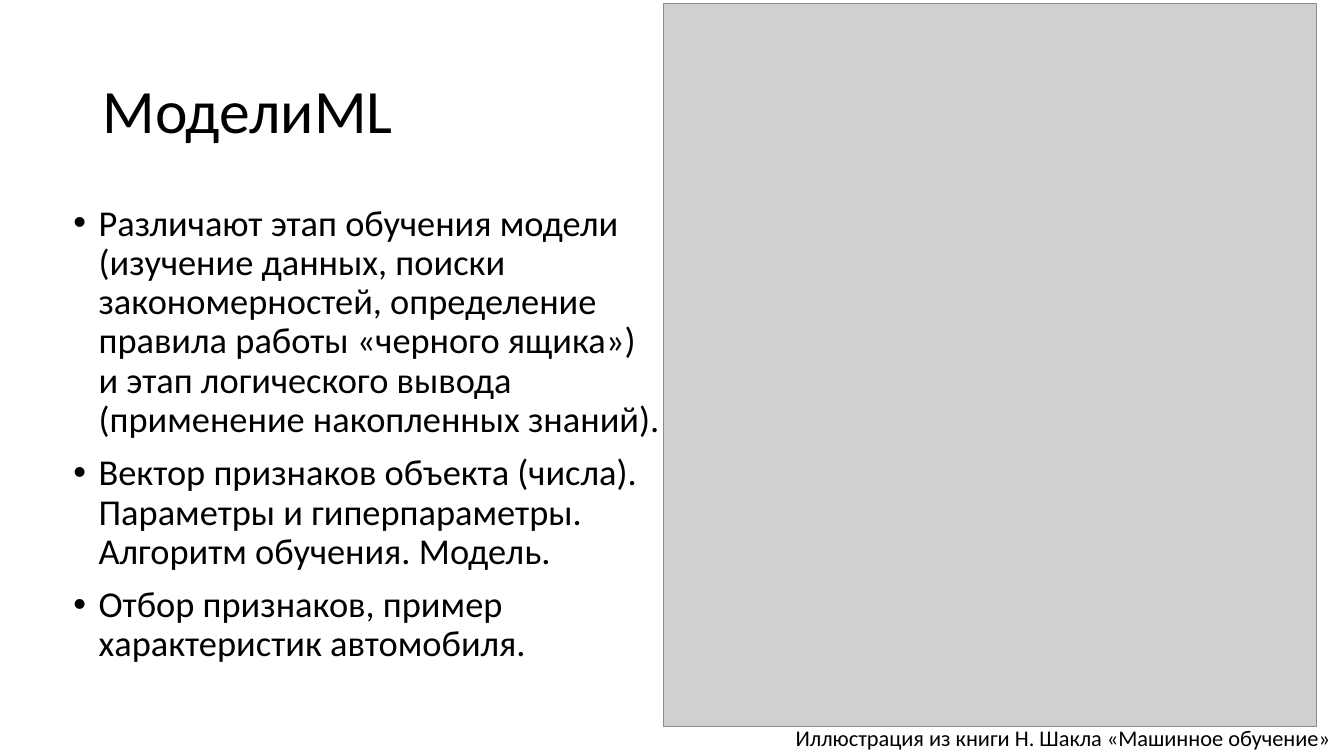
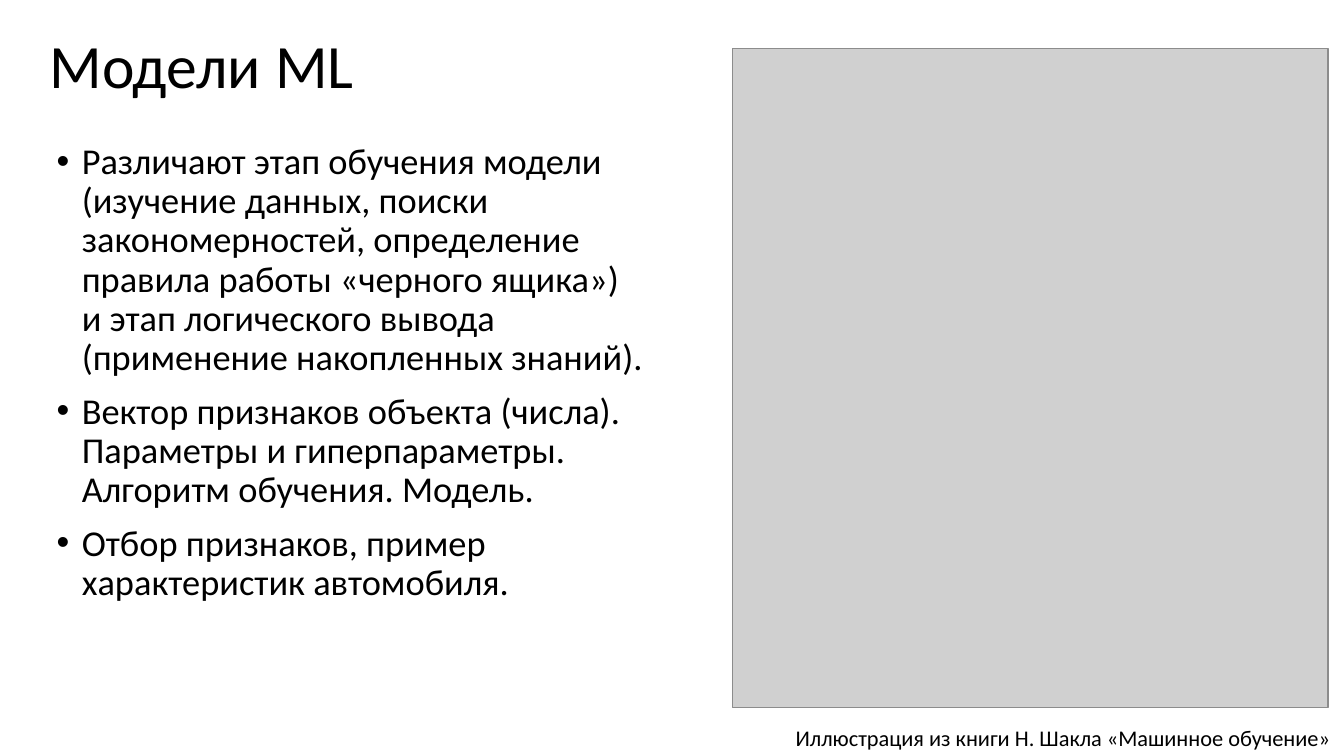
Before and after one commit to CyberLympha/Data-Science-Course, a slide deck: slide 3 of презентации/Задача регрессии.ppt. Drawn at 1344x756 pixels with LibreOffice and Linux fonts; fonts in the diff are those of the drawing; grey boxes stand for pictures. Boxes give left, top, right and bottom in pixels: in the first picture for what was removed or moved away, otherwise in the second. Text is boxed around its words. In the diff, an @@ line names an element or a change of style, - is before the commit and + after.

```diff
--- a/презентации/Задача регрессии.ppt
+++ b/презентации/Задача регрессии.ppt
@@ title added at [49, 48, 354, 98], 44 pt, text #000000 @@
+Модели ML
@@ picture: place and size @@
-picture at [664, 4, 1317, 726]
+picture at [732, 48, 1328, 707]
@@ title removed at [102, 93, 392, 143] @@
-МоделиML
@@ text "Различают этап обучения модели (изучение ...": place and size @@
-text "Различают этап обучения модели (изучение ..." at [99, 211, 659, 662]
+text "Различают этап обучения модели (изучение ..." at [82, 149, 642, 601]
```
Also in this commit, not shown: 8 other slides changed, 6 slides added, 6 slides removed.
